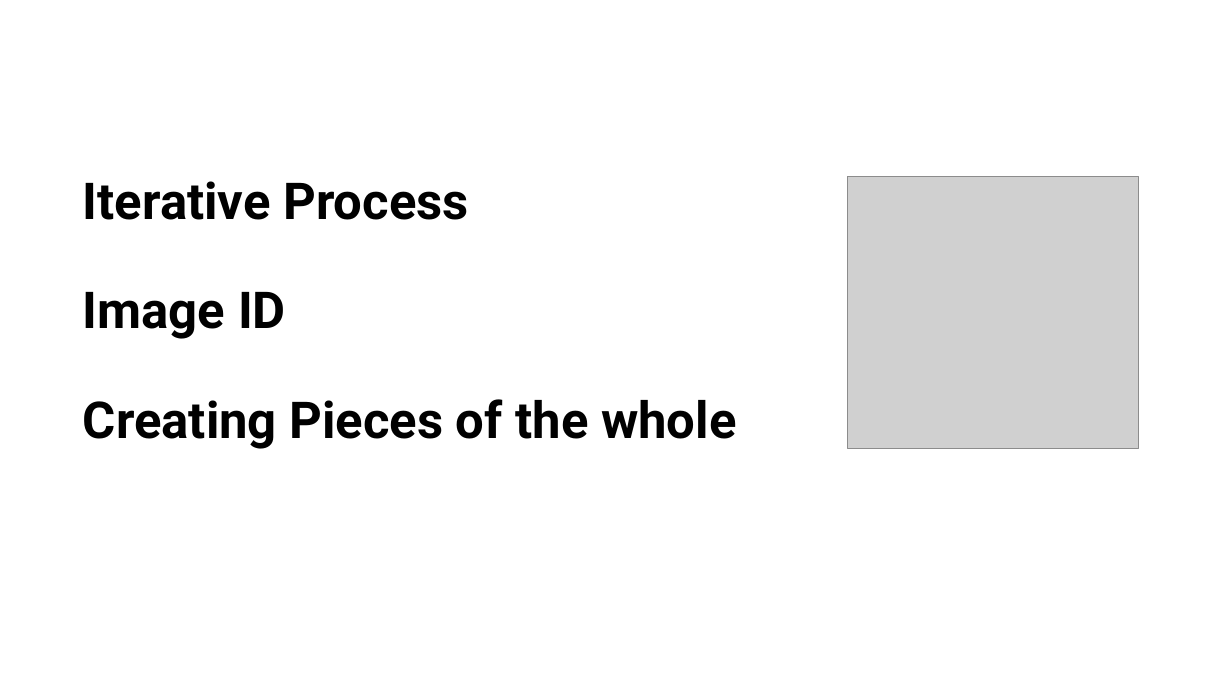
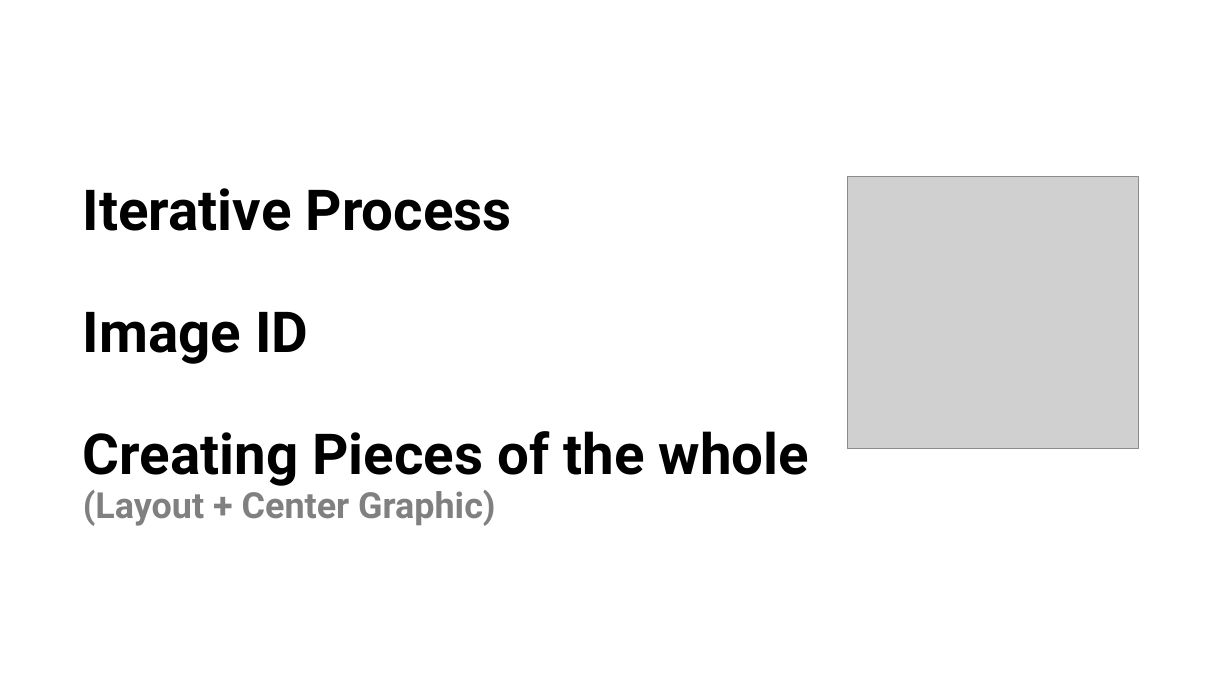
Before and after one commit to isidore/Talks, a slide deck: slide 23 of Slides/ChatGPT_Prompting.pptx. Drawn at 1232x693 pixels with LibreOffice and Linux fonts; fonts in the diff are those of the drawing; grey boxes stand for pictures. Boxes give left, top, right and bottom in pixels: in the first picture for what was removed or moved away, otherwise in the second. Text is boxed around its words. In the diff, an @@ line names an element or a change of style, - is before the commit and + after.

```diff
--- a/Slides/ChatGPT_Prompting.pptx
+++ b/Slides/ChatGPT_Prompting.pptx
@@ title at [83,188,809,526]: text changed; size 39.6 to 44 pt @@
-Iterative Process
-Image ID
-Creating Pieces of the whole
+Iterative Process
+Image ID
+Creating Pieces of the whole
+(Layout + Center Graphic)
```
Also in this commit, not shown: 2 other slides changed, 16 slides added.
